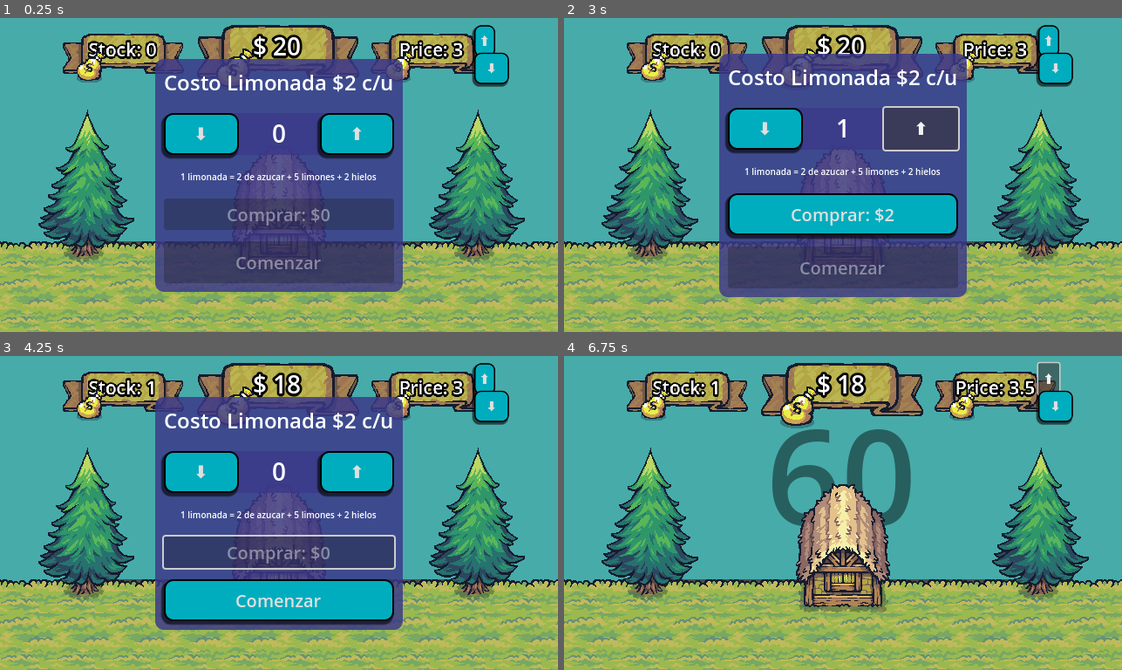
Above: before the commit, frames 1-4 (two rows, left to right).
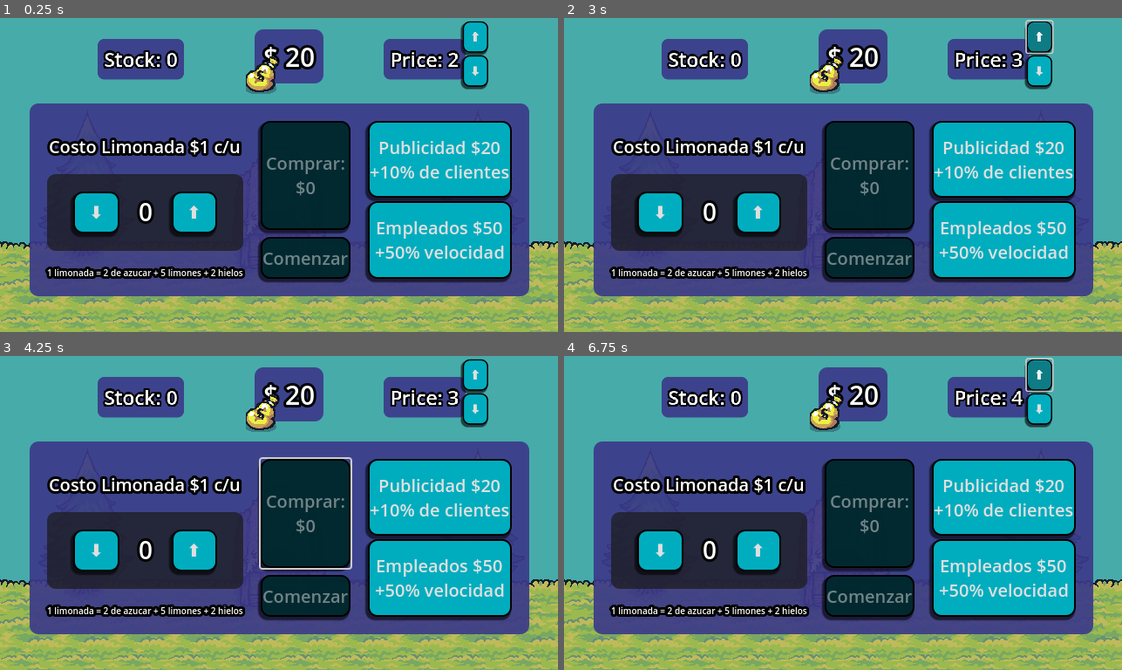
Above: after the commit, the same moments.

Repository: bluuweb/godot-4-firebase-lemonade-game
Game: Godot game, scene res://scenes/world.tscn
Two runs of this game, one before a commit and one after it. Both use one fixed random seed, a clock stepped at 60 frames per second and the inputs below.
Inputs (mouse positions are in pixels of both pictures, inside the frame that each line leads up to):
- Up to frame 1 (0.25 s): no input
- Up to frame 2 (3 s): click "⬆️" at 0.5 s; click "⬇️" at 1.25 s; click "⬇️" at 2 s; click "⬆️" at 2.75 s
- Up to frame 3 (4.25 s): click (279, 550) at 3.5 s, where only the run before the commit has a clickable "Comprar: $2"
- Up to frame 4 (6.75 s): click (1004, 497) at 4.25 s, where only the run after the commit has a clickable "Publicidad $20 +10% de client…"; click (1004, 578) at 5 s, where only the run after the commit has a clickable "Empleados $50 +50% velocidad"; click (843, 600) at 5.75 s, where only the run before the commit has a clickable "Comenzar"; click "⬆️" at 6.5 s

The runs differ from the first frame. In frame 1, 62% of the frame differs, in the area x 5-95%, y 0-89%; in frame 2, 63%; in frame 3, 62%; in frame 4, 65%.

Commit message:
Refactorizar lógica de precios y stock, agregar nuevos logros y mejorar la interfaz de usuario

Diff:
--- a/TODO.cfg
+++ b/TODO.cfg
@@ -8,6 +8,10 @@
 item5="Acelerar el tiempo en los días"
 item6="Agregar upgrades - propinas"
 item7="Agregar animaciones al modal"
+item8="Logros Win:
+\"Vende 50 limonadas en una partida\"
+\"Gana $100 en una ronda\"
+\"Mejora tu stand al nivel máximo\""
 
 [Tareas en proceso]
 
--- /dev/null
+++ b/resources/button_disabled.tres
@@ -0,0 +1,17 @@
+[gd_resource type="StyleBoxFlat" format=3 uid="uid://05qpevyfnu8y"]
+
+[resource]
+content_margin_top = 10.0
+content_margin_bottom = 10.0
+bg_color = Color(0, 0.164706, 0.184314, 0.913725)
+border_width_left = 2
+border_width_top = 2
+border_width_right = 2
+border_width_bottom = 2
+border_color = Color(0, 0, 0, 1)
+corner_radius_top_left = 10
+corner_radius_top_right = 10
+corner_radius_bottom_right = 10
+corner_radius_bottom_left = 10
+shadow_size = 2
+shadow_offset = Vector2(-2, 3)
--- /dev/null
+++ b/resources/button_hover.tres
@@ -0,0 +1,17 @@
+[gd_resource type="StyleBoxFlat" format=3 uid="uid://bw5vb2a78sqmg"]
+
+[resource]
+content_margin_top = 10.0
+content_margin_bottom = 10.0
+bg_color = Color(0, 0.678431, 0.745098, 0.529412)
+border_width_left = 2
+border_width_top = 2
+border_width_right = 2
+border_width_bottom = 2
+border_color = Color(0, 0, 0, 1)
+corner_radius_top_left = 10
+corner_radius_top_right = 10
+corner_radius_bottom_right = 10
+corner_radius_bottom_left = 10
+shadow_size = 2
+shadow_offset = Vector2(-2, 3)
--- /dev/null
+++ b/resources/button_normal.tres
@@ -0,0 +1,17 @@
+[gd_resource type="StyleBoxFlat" format=3 uid="uid://ctlxxywikhjvu"]
+
+[resource]
+content_margin_top = 10.0
+content_margin_bottom = 10.0
+bg_color = Color(0, 0.677933, 0.744218, 1)
+border_width_left = 2
+border_width_top = 2
+border_width_right = 2
+border_width_bottom = 2
+border_color = Color(0, 0, 0, 1)
+corner_radius_top_left = 10
+corner_radius_top_right = 10
+corner_radius_bottom_right = 10
+corner_radius_bottom_left = 10
+shadow_size = 2
+shadow_offset = Vector2(-2, 3)
--- a/resources/global_theme.tres
+++ b/resources/global_theme.tres
@@ -1,24 +1,12 @@
-[gd_resource type="Theme" load_steps=6 format=3 uid="uid://c5fq7gnpjwtrs"]
+[gd_resource type="Theme" load_steps=9 format=3 uid="uid://c5fq7gnpjwtrs"]
+
+[ext_resource type="StyleBox" uid="uid://05qpevyfnu8y" path="res://resources/button_disabled.tres" id="1_7s6dh"]
+[ext_resource type="StyleBox" uid="uid://bw5vb2a78sqmg" path="res://resources/button_hover.tres" id="1_d8mu4"]
+[ext_resource type="StyleBox" uid="uid://ctlxxywikhjvu" path="res://resources/button_normal.tres" id="2_r3yym"]
 
 [sub_resource type="SystemFont" id="SystemFont_l148j"]
 font_names = PackedStringArray("Candara")
 font_weight = 600
-
-[sub_resource type="StyleBoxFlat" id="StyleBoxFlat_wbwa6"]
-content_margin_top = 10.0
-content_margin_bottom = 10.0
-bg_color = Color(0, 0.677933, 0.744218, 1)
-border_width_left = 2
-border_width_top = 2
-border_width_right = 2
-border_width_bottom = 2
-border_color = Color(0, 0, 0, 1)
-corner_radius_top_left = 10
-corner_radius_top_right = 10
-corner_radius_bottom_right = 10
-corner_radius_bottom_left = 10
-shadow_size = 2
-shadow_offset = Vector2(-2, 3)
 
 [sub_resource type="StyleBoxTexture" id="StyleBoxTexture_80gkk"]
 
@@ -27,7 +15,22 @@
 font_weight = 600
 
 [sub_resource type="StyleBoxFlat" id="StyleBoxFlat_msl20"]
-bg_color = Color(0.231373, 0.223529, 0.537255, 0.839216)
+content_margin_left = 10.0
+content_margin_top = 10.0
+content_margin_right = 10.0
+content_margin_bottom = 10.0
+bg_color = Color(0.231373, 0.223529, 0.537255, 0.913725)
+corner_radius_top_left = 10
+corner_radius_top_right = 10
+corner_radius_bottom_right = 10
+corner_radius_bottom_left = 10
+
+[sub_resource type="StyleBoxFlat" id="StyleBoxFlat_f1sw4"]
+content_margin_left = 30.0
+content_margin_top = 20.0
+content_margin_right = 30.0
+content_margin_bottom = 20.0
+bg_color = Color(0.105882, 0.105882, 0.105882, 0.733333)
 corner_radius_top_left = 10
 corner_radius_top_right = 10
 corner_radius_bottom_right = 10
@@ -36,8 +39,19 @@
 [resource]
 Button/font_sizes/font_size = 20
 Button/fonts/font = SubResource("SystemFont_l148j")
-Button/styles/normal = SubResource("StyleBoxFlat_wbwa6")
+Button/styles/disabled = ExtResource("1_7s6dh")
+Button/styles/hover = ExtResource("1_d8mu4")
+Button/styles/hover_pressed = null
+Button/styles/normal = ExtResource("2_r3yym")
+Button/styles/pressed = ExtResource("2_r3yym")
 ButtonDown/base_type = &"Button"
 ButtonDown/styles/normal = SubResource("StyleBoxTexture_80gkk")
+Label/colors/font_outline_color = Color(0, 0, 0, 1)
+Label/colors/font_shadow_color = Color(0, 0, 0, 1)
+Label/constants/outline_size = 12
+Label/constants/shadow_offset_x = 0
+Label/constants/shadow_offset_y = 0
 Label/fonts/font = SubResource("SystemFont_3g48k")
 PanelContainer/styles/panel = SubResource("StyleBoxFlat_msl20")
+PanelContainerStock/base_type = &"PanelContainer"
+PanelContainerStock/styles/panel = SubResource("StyleBoxFlat_f1sw4")
--- a/scenes/animated_gold.tscn
+++ b/scenes/animated_gold.tscn
@@ -60,7 +60,6 @@
 }]
 
 [node name="AnimatedGold" type="AnimatedSprite2D"]
-visible = false
 sprite_frames = SubResource("SpriteFrames_0v3mr")
 animation = &"sell"
 frame = 6
--- a/scenes/modalBuyStock.tscn
+++ b/scenes/modalBuyStock.tscn
@@ -1,10 +1,15 @@
-[gd_scene load_steps=2 format=3 uid="uid://b8jjku5hsubfu"]
+[gd_scene load_steps=3 format=3 uid="uid://b8jjku5hsubfu"]
 
 [ext_resource type="Script" path="res://scripts/modal_buy_stock.gd" id="1_8nddr"]
 
+[sub_resource type="StyleBoxFlat" id="StyleBoxFlat_mqw5h"]
+content_margin_left = 0.0
+content_margin_top = 15.0
+bg_color = Color(0.6, 0.6, 0.6, 0)
+
 [node name="Modal" type="PanelContainer"]
-offset_right = 280.0
-offset_bottom = 248.0
+offset_right = 396.0
+offset_bottom = 199.0
 script = ExtResource("1_8nddr")
 
 [node name="MarginContainer" type="MarginContainer" parent="."]
@@ -14,37 +19,43 @@
 theme_override_constants/margin_right = 10
 theme_override_constants/margin_bottom = 10
 
-[node name="VBoxContainer" type="VBoxContainer" parent="MarginContainer"]
+[node name="GridContainer" type="GridContainer" parent="MarginContainer"]
 layout_mode = 2
-size_flags_horizontal = 4
-size_flags_vertical = 4
+theme_override_constants/h_separation = 20
+columns = 3
 
-[node name="LabelStockModal" type="Label" parent="MarginContainer/VBoxContainer"]
+[node name="VBoxContainer" type="VBoxContainer" parent="MarginContainer/GridContainer"]
+layout_mode = 2
+
+[node name="LabelStockModal" type="Label" parent="MarginContainer/GridContainer/VBoxContainer"]
 unique_name_in_owner = true
 layout_mode = 2
-theme_override_font_sizes/font_size = 24
+size_flags_vertical = 1
+theme_override_font_sizes/font_size = 20
+theme_override_styles/normal = SubResource("StyleBoxFlat_mqw5h")
 text = "Costo Limonada $3 c/u"
 horizontal_alignment = 1
 
-[node name="Spacer2" type="Control" parent="MarginContainer/VBoxContainer"]
+[node name="Spacer2" type="Control" parent="MarginContainer/GridContainer/VBoxContainer"]
 custom_minimum_size = Vector2(0, 10)
 layout_mode = 2
 size_flags_vertical = 3
 
-[node name="PanelContainerStock" type="PanelContainer" parent="MarginContainer/VBoxContainer"]
+[node name="PanelContainerStock" type="PanelContainer" parent="MarginContainer/GridContainer/VBoxContainer"]
 layout_mode = 2
+theme_type_variation = &"PanelContainerStock"
 
-[node name="GridContainer" type="GridContainer" parent="MarginContainer/VBoxContainer/PanelContainerStock"]
+[node name="GridContainer" type="GridContainer" parent="MarginContainer/GridContainer/VBoxContainer/PanelContainerStock"]
 layout_mode = 2
 columns = 3
 
-[node name="ModalButtonDownStock" type="Button" parent="MarginContainer/VBoxContainer/PanelContainerStock/GridContainer"]
+[node name="ModalButtonDownStock" type="Button" parent="MarginContainer/GridContainer/VBoxContainer/PanelContainerStock/GridContainer"]
 unique_name_in_owner = true
 layout_mode = 2
 size_flags_horizontal = 3
 text = "⬇️"
 
-[node name="ModalLabelPreStock" type="Label" parent="MarginContainer/VBoxContainer/PanelContainerStock/GridContainer"]
+[node name="ModalLabelPreStock" type="Label" parent="MarginContainer/GridContainer/VBoxContainer/PanelContainerStock/GridContainer"]
 unique_name_in_owner = true
 layout_mode = 2
 size_flags_horizontal = 3
@@ -52,44 +63,57 @@
 text = "0"
 horizontal_alignment = 1
 
-[node name="ModalButtonUpStock" type="Button" parent="MarginContainer/VBoxContainer/PanelContainerStock/GridContainer"]
+[node name="ModalButtonUpStock" type="Button" parent="MarginContainer/GridContainer/VBoxContainer/PanelContainerStock/GridContainer"]
 unique_name_in_owner = true
 layout_mode = 2
 size_flags_horizontal = 3
 text = "⬆️"
 
-[node name="Spacer3" type="Control" parent="MarginContainer/VBoxContainer"]
+[node name="Spacer3" type="Control" parent="MarginContainer/GridContainer/VBoxContainer"]
 custom_minimum_size = Vector2(0, 10)
 layout_mode = 2
 size_flags_vertical = 3
 
-[node name="ModalRecipe" type="Label" parent="MarginContainer/VBoxContainer"]
+[node name="ModalRecipe" type="Label" parent="MarginContainer/GridContainer/VBoxContainer"]
 layout_mode = 2
 theme_override_font_sizes/font_size = 10
 text = "1 limonada = 2 de azucar + 5 limones + 2 hielos"
 horizontal_alignment = 1
 
-[node name="Spacer4" type="Control" parent="MarginContainer/VBoxContainer"]
-custom_minimum_size = Vector2(0, 10)
+[node name="VBoxContainer2" type="VBoxContainer" parent="MarginContainer/GridContainer"]
+layout_mode = 2
+
+[node name="ButtonBuy" type="Button" parent="MarginContainer/GridContainer/VBoxContainer2"]
+unique_name_in_owner = true
 layout_mode = 2
 size_flags_vertical = 3
+text = "Comprar
+$10"
 
-[node name="ModalButtonBuy" type="Button" parent="MarginContainer/VBoxContainer"]
-unique_name_in_owner = true
+[node name="Spacer" type="Control" parent="MarginContainer/GridContainer/VBoxContainer2"]
 layout_mode = 2
-text = "Comprar $5"
 
-[node name="Spacer" type="Control" parent="MarginContainer/VBoxContainer"]
-custom_minimum_size = Vector2(0, 5)
-layout_mode = 2
-size_flags_vertical = 3
-
-[node name="ButtonStart" type="Button" parent="MarginContainer/VBoxContainer"]
+[node name="ButtonStart" type="Button" parent="MarginContainer/GridContainer/VBoxContainer2"]
 unique_name_in_owner = true
 layout_mode = 2
 text = "Comenzar"
 
-[connection signal="pressed" from="MarginContainer/VBoxContainer/PanelContainerStock/GridContainer/ModalButtonDownStock" to="." method="_on_modal_button_down_stock_pressed"]
-[connection signal="pressed" from="MarginContainer/VBoxContainer/PanelContainerStock/GridContainer/ModalButtonUpStock" to="." method="_on_modal_button_up_stock_pressed"]
-[connection signal="pressed" from="MarginContainer/VBoxContainer/ModalButtonBuy" to="." method="_on_modal_button_buy_pressed"]
-[connection signal="pressed" from="MarginContainer/VBoxContainer/ButtonStart" to="." method="_on_button_start_pressed"]
+[node name="VBoxContainer3" type="VBoxContainer" parent="MarginContainer/GridContainer"]
+layout_mode = 2
+
+[node name="Button" type="Button" parent="MarginContainer/GridContainer/VBoxContainer3"]
+layout_mode = 2
+size_flags_vertical = 3
+text = "Publicidad $20
++10% de clientes"
+
+[node name="Button2" type="Button" parent="MarginContainer/GridContainer/VBoxContainer3"]
+layout_mode = 2
+size_flags_vertical = 3
+text = "Empleados $50
++50% velocidad"
+
+[connection signal="pressed" from="MarginContainer/GridContainer/VBoxContainer/PanelContainerStock/GridContainer/ModalButtonDownStock" to="." method="_on_modal_button_down_stock_pressed"]
+[connection signal="pressed" from="MarginContainer/GridContainer/VBoxContainer/PanelContainerStock/GridContainer/ModalButtonUpStock" to="." method="_on_modal_button_up_stock_pressed"]
+[connection signal="pressed" from="MarginContainer/GridContainer/VBoxContainer2/ButtonBuy" to="." method="_on_button_buy_pressed"]
+[connection signal="pressed" from="MarginContainer/GridContainer/VBoxContainer2/ButtonStart" to="." method="_on_button_start_pressed"]
--- a/scenes/ui.tscn
+++ b/scenes/ui.tscn
@@ -1,7 +1,8 @@
-[gd_scene load_steps=5 format=3 uid="uid://vk2icjwx663w"]
+[gd_scene load_steps=6 format=3 uid="uid://vk2icjwx663w"]
 
 [ext_resource type="Script" path="res://scripts/ui.gd" id="1_8ocg0"]
 [ext_resource type="Texture2D" uid="uid://c0i8io35dkwx5" path="res://art/UI/Pointers/01.png" id="2_wq7m6"]
+[ext_resource type="PackedScene" uid="uid://dsjxlf0lylv7x" path="res://scenes/animated_gold.tscn" id="4_ncbrl"]
 [ext_resource type="PackedScene" uid="uid://c32s5826035bm" path="res://scenes/ui_info_text.tscn" id="5_qecjh"]
 [ext_resource type="PackedScene" uid="uid://b8jjku5hsubfu" path="res://scenes/modalBuyStock.tscn" id="6_hsenu"]
 
@@ -25,30 +26,48 @@
 text = "Stock: $ 100"
 
 [node name="UIProfit" parent="." instance=ExtResource("5_qecjh")]
-position = Vector2(224, 8)
+anchors_preset = 5
+anchor_left = 0.5
+anchor_right = 0.5
+offset_left = -28.0
+offset_top = 13.0
+offset_right = -28.0
+offset_bottom = 13.0
+grow_horizontal = 2
+
+[node name="AnimatedGold" parent="UIProfit" instance=ExtResource("4_ncbrl")]
+position = Vector2(4, 43)
+scale = Vector2(0.9, 0.9)
 
 [node name="UIPrice" parent="." instance=ExtResource("5_qecjh")]
-position = Vector2(424, 18)
+offset_left = 440.0
+offset_top = 24.0
+offset_right = 440.0
+offset_bottom = 24.0
 scale = Vector2(0.75, 0.75)
 
-[node name="ButtonPriceUp" type="Button" parent="UIPrice"]
-offset_left = 160.0
-offset_top = -13.3333
-offset_right = 192.0
-offset_bottom = 21.6667
+[node name="VBoxContainer" type="VBoxContainer" parent="UIPrice"]
+layout_mode = 0
+offset_left = 121.333
+offset_top = -26.6667
+offset_right = 161.333
+offset_bottom = 73.3333
+
+[node name="ButtonPriceUp" type="Button" parent="UIPrice/VBoxContainer"]
+layout_mode = 2
 theme_override_font_sizes/font_size = 20
 text = "⬆️"
 
-[node name="ButtonPriceDown" type="Button" parent="UIPrice"]
-offset_left = 160.0
-offset_top = 29.3333
-offset_right = 213.0
-offset_bottom = 60.3333
+[node name="ButtonPriceDown" type="Button" parent="UIPrice/VBoxContainer"]
+layout_mode = 2
 theme_override_font_sizes/font_size = 20
 text = "⬇️"
 
 [node name="UIStock" parent="." instance=ExtResource("5_qecjh")]
-position = Vector2(70, 18)
+offset_left = 112.0
+offset_top = 24.0
+offset_right = 112.0
+offset_bottom = 24.0
 scale = Vector2(0.75, 0.75)
 
 [node name="ModalBuyStock" parent="." instance=ExtResource("6_hsenu")]
@@ -57,12 +76,12 @@
 anchor_top = 0.5
 anchor_right = 0.5
 anchor_bottom = 0.5
-offset_left = -123.5
-offset_top = -78.5
-offset_right = 123.5
-offset_bottom = 78.5
+offset_left = -208.0
+offset_top = -81.5
+offset_right = 208.0
+offset_bottom = 137.5
 grow_horizontal = 2
 grow_vertical = 2
 
-[connection signal="pressed" from="UIPrice/ButtonPriceUp" to="." method="_on_button_price_up_pressed"]
-[connection signal="pressed" from="UIPrice/ButtonPriceDown" to="." method="_on_button_price_down_pressed"]
+[connection signal="pressed" from="UIPrice/VBoxContainer/ButtonPriceUp" to="." method="_on_button_price_up_pressed"]
+[connection signal="pressed" from="UIPrice/VBoxContainer/ButtonPriceDown" to="." method="_on_button_price_down_pressed"]
--- a/scenes/ui_info_text.tscn
+++ b/scenes/ui_info_text.tscn
@@ -1,36 +1,18 @@
-[gd_scene load_steps=4 format=3 uid="uid://c32s5826035bm"]
+[gd_scene load_steps=2 format=3 uid="uid://c32s5826035bm"]
 
-[ext_resource type="Texture2D" uid="uid://b5t72prdmdmjl" path="res://art/UI/Ribbons/Ribbon_Yellow_3Slides.png" id="1_g3cew"]
 [ext_resource type="Script" path="res://scripts/ui_info_text.gd" id="1_sfadf"]
-[ext_resource type="PackedScene" uid="uid://dsjxlf0lylv7x" path="res://scenes/animated_gold.tscn" id="2_30cqa"]
 
-[node name="UIInfoText" type="Node2D"]
+[node name="UIInfoText" type="Control"]
+layout_mode = 3
+anchors_preset = 0
 script = ExtResource("1_sfadf")
 
-[node name="Background" type="Sprite2D" parent="."]
-position = Vector2(95, 32)
-texture = ExtResource("1_g3cew")
+[node name="PanelContainer" type="PanelContainer" parent="."]
+layout_mode = 0
+offset_right = 20.0
+offset_bottom = 20.0
 
-[node name="Label" type="Label" parent="."]
-anchors_preset = 5
-anchor_left = 0.5
-anchor_right = 0.5
-offset_left = 42.0
-offset_top = 5.0
-offset_right = 146.0
-offset_bottom = 44.0
-grow_horizontal = 2
-theme_override_colors/font_color = Color(1, 1, 1, 1)
-theme_override_colors/font_shadow_color = Color(0, 0, 0, 1)
-theme_override_constants/line_spacing = 0
-theme_override_constants/shadow_offset_x = 0
-theme_override_constants/shadow_offset_y = 3
-theme_override_constants/outline_size = 11
-theme_override_constants/shadow_outline_size = 2
-theme_override_font_sizes/font_size = 28
+[node name="Label" type="Label" parent="PanelContainer"]
+layout_mode = 2
+theme_override_font_sizes/font_size = 30
 text = "$ 0"
-horizontal_alignment = 1
-
-[node name="Animated" parent="." instance=ExtResource("2_30cqa")]
-visible = true
-position = Vector2(40, 40)
--- a/scenes/world.tscn
+++ b/scenes/world.tscn
@@ -120,7 +120,7 @@
 visible = false
 curve = SubResource("Curve2D_vw6hd")
 
-[connection signal="pressed" from="UI/ModalBuyStock/MarginContainer/VBoxContainer/ButtonStart" to="." method="_on_button_start_pressed"]
+[connection signal="pressed" from="UI/ModalBuyStock/MarginContainer/GridContainer/VBoxContainer2/ButtonStart" to="." method="game_start"]
 [connection signal="timeout" from="TimeLevel/TimerLevel" to="." method="_on_timer_level_timeout"]
 [connection signal="request_completed" from="HTTPRequest" to="." method="_on_http_request_request_completed"]
 
--- a/scripts/global.gd
+++ b/scripts/global.gd
@@ -1,7 +1,7 @@
 extends Node
 
-var price := 3.0
-var profit := 20.0
+var price := 2
+var profit := 20
 var stock := 0
 var time_game := 60
 var bonus_time := 10
@@ -35,7 +35,7 @@
 		#time_game += bonus_time
 		# send_data()
 
-func update_price(value: float):
+func update_price(value: int):
 	price += value
 	update_price_signal.emit()
 
@@ -44,7 +44,7 @@
 	stock += value
 	update_stock_signal.emit()
 
-func update_profit(value: float):
+func update_profit(value: int):
 	profit += value
 
 func read_data():
--- a/scripts/modal_buy_stock.gd
+++ b/scripts/modal_buy_stock.gd
@@ -1,6 +1,7 @@
 extends PanelContainer
 
-@onready var modal_button_buy: Button = %ModalButtonBuy
+@onready var button_buy: Button = %ButtonBuy
+
 @onready var label_stock_modal: Label = %LabelStockModal
 @onready var modal_button_up_stock: Button = %ModalButtonUpStock
 @onready var modal_label_pre_stock: Label = %ModalLabelPreStock
@@ -11,17 +12,17 @@
 @onready var ui: CanvasLayer = $".."
 
 var pre_stock := 0
-var price_limonade_unit := 2
-var cost := 0
+var price_limonade_unit := 1
+var cost := pre_stock * price_limonade_unit
 
 signal game_start
 
-func _ready() -> void:
-	pass
+func button_update_text():
+	button_buy.text = str("Comprar: \n$" , cost)
 
 func initial_modal_config():
-	modal_button_buy.disabled = true
-	modal_button_buy.text = str("Comprar: $" , pre_stock * price_limonade_unit)
+	button_buy.disabled = true
+	button_update_text()
 	label_stock_modal.text = str("Costo Limonada $", price_limonade_unit , " c/u")
 
 	button_start.disabled = true
@@ -29,10 +30,10 @@
 	pre_stock += value
 
 	cost = pre_stock * price_limonade_unit
-	modal_button_buy.disabled = Global.profit < cost
+	button_buy.disabled = Global.profit < cost
 
 	modal_label_pre_stock.text = str(pre_stock)
-	modal_button_buy.text = str("Comprar: $" , cost)
+	button_update_text()
 
 # Aumentar stock
 func _on_modal_button_up_stock_pressed() -> void:
@@ -46,16 +47,16 @@
 		print("No se puede disminuir más...", pre_stock)
 
 # Cuando se presiona el botón de comprar stock
-func _on_modal_button_buy_pressed() -> void:
-	print("se presionó el boton de comprar")
+func _on_button_buy_pressed() -> void:
 	Global.update_stock(pre_stock)
 	Global.update_profit(-cost)
+	%ButtonStart.grab_focus()
 
 	# Aquí acceso al nodo parent (UI en este caso)
 	$"..".ui_profit.update_text("$ " + str(Global.profit))
 
 	update_pre_stock(-pre_stock)
-	modal_button_buy.disabled = true
+	button_buy.disabled = true
 
 	if Global.stock > 0:
 		button_start.disabled = false
--- a/scripts/person.gd
+++ b/scripts/person.gd
@@ -14,9 +14,9 @@
 const DESIGNS = ["green_gobling", "blue_knight", "red_archer"] # Agrega tantos diseños como necesites
 var selected_design: String
 
-var money := 1.0
-var min_money := 0.0
-var max_money := 5.0
+var money := 1
+var min_money := 2
+var max_money := 6
 
 # 💰😵😵‍💫🥺💸💵
 const REACTION = {
@@ -38,7 +38,7 @@
 	timer.wait_time = timer_seconds
 
 	# Generar dinero de forma aleatoria
-	money = randf_range(min_money, max_money)
+	money = randi_range(min_money, max_money)
 
 # state: "idle_", "walk_"
 func play_animation(state):
--- a/scripts/ui.gd
+++ b/scripts/ui.gd
@@ -3,8 +3,8 @@
 @export var cursor_image: Texture2D
 @onready var button_start: Button = $ButtonStart
 @onready var ui_profit: Node = $UIProfit
-@onready var ui_price: Node2D = $UIPrice
-@onready var ui_stock: Node2D = $UIStock
+@onready var ui_price: Control = $UIPrice
+@onready var ui_stock: Control = $UIStock
 
 #@onready var ModalBuyStock: Node2D = $Modal
 
@@ -34,16 +34,16 @@
 
 func sell():
 	ui_profit.update_text("$ " + str(Global.profit))
-	ui_profit.animate()
+	$UIProfit/AnimatedGold.play("sell")
 
 	ui_stock.update_text("Stock: " + str(Global.stock))
 
 # Aumentar el precio
 func _on_button_price_up_pressed() -> void:
-	Global.update_price(0.5)
+	Global.update_price(1)
 	ui_price.update_text("Price: " + str(Global.price))
 
 # Disminuir el precio
 func _on_button_price_down_pressed() -> void:
-	Global.update_price(-0.5)
+	Global.update_price(-1)
 	ui_price.update_text("Price: " + str(Global.price))
--- a/scripts/ui_info_text.gd
+++ b/scripts/ui_info_text.gd
@@ -1,14 +1,6 @@
-extends Node2D
+extends Control
 
-@onready var background: Sprite2D = $Background
-@onready var label: Label = $Label
-@onready var animated: AnimatedSprite2D = $Animated
-
-func _ready() -> void:
-	pass
+@onready var label: Label = $PanelContainer/Label
 
 func update_text(text: String):
 	label.text = text
-
-func animate():
-	animated.play("sell")
--- a/scripts/world.gd
+++ b/scripts/world.gd
@@ -64,6 +64,3 @@
 func _on_timer_level_timeout() -> void:
 	Global.time_game -= 1
 	label_level_time_out.text = str(Global.time_game)
-
-func _on_button_start_pressed() -> void:
-	game_start() # Aquí estoy accediendo a los hijos editables
